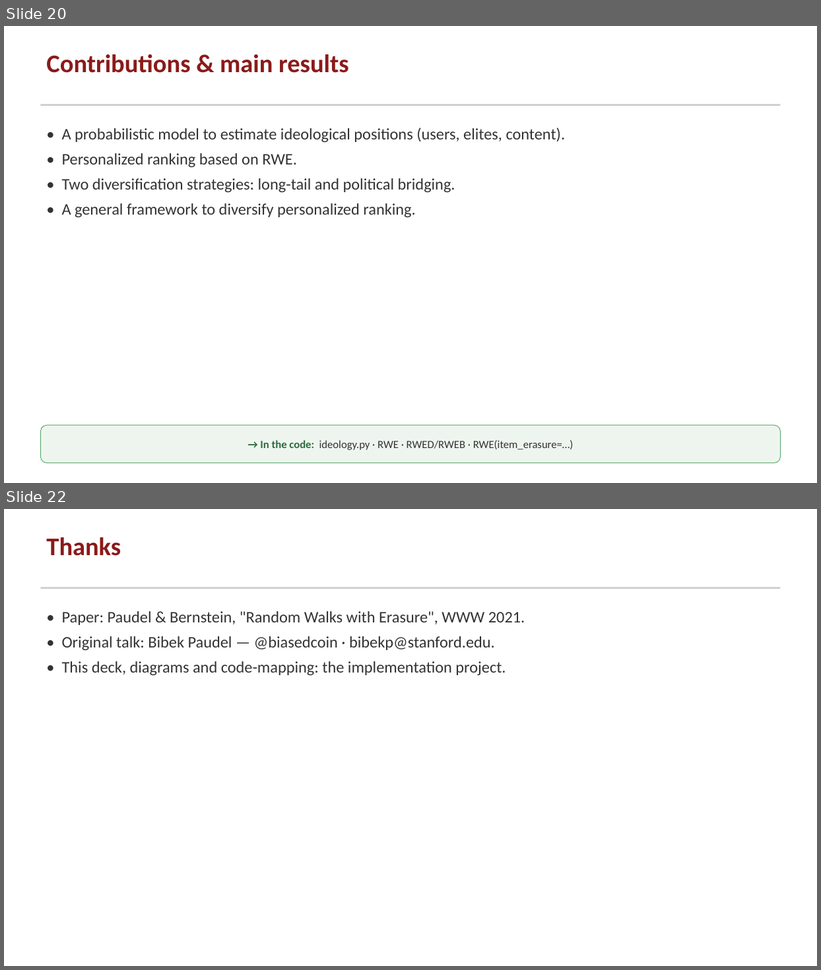
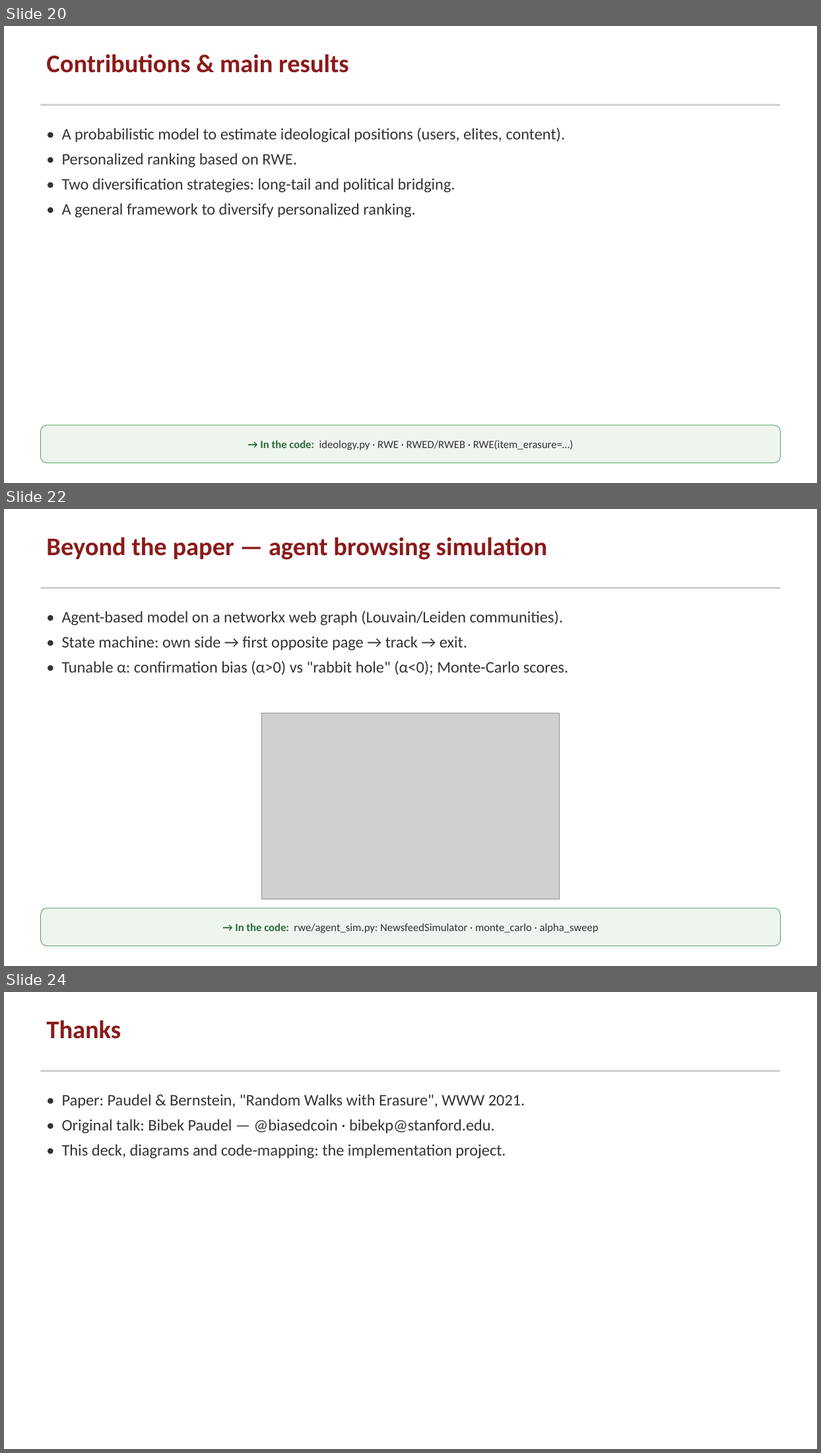
Before and after one commit to greenwichg/random_walks_with_erasure, a slide deck: docs/RWE_talk.pptx. Shown one above the other, each under a label of ours: slides 20 and 22 before the commit, slides 20, 22 and 24 after it; the slides between them are not shown. The pictures are 821x970 and 821x1453 pixels, drawn with LibreOffice and Linux fonts; fonts in the diff are those of the drawing; grey boxes stand for pictures. Boxes give left, top, right and bottom in pixels: in the first picture for what was removed or moved away, otherwise in the second. Text is boxed around its words. In the diff, an @@ line names an element or a change of style, - is before the commit and + after.

```diff
--- a/docs/RWE_talk.pptx
+++ b/docs/RWE_talk.pptx
@@ slide 22 added at <box>4,509,817,966</box>, background #FFFFFF @@
@@ text added at <box>46,537,548,560</box>, 30 pt, text #8B1A1A, bold @@
+Beyond the paper — agent browsing simulation
@@ rectangle added at <box>40,587,781,589</box>, fill #CCCCCC @@
@@ text added at <box>62,611,568,675</box>, 19 pt, text #333333 @@
+• Agent-based model on a networkx web graph (Louvain/Leiden communities).
+• State machine: own side → first opposite page → track → exit.
+• Tunable α: confirmation bias (α>0) vs "rabbit hole" (α<0); Monte-Carlo scores.
@@ picture added at <box>261,714,560,900</box> @@
@@ rounded rectangle added at <box>40,908,781,947</box>, fill #EEF5EE, outline #55A868 0.75 pt, 13 pt, text #333333 @@
+→ In the code: rwe/agent_sim.py: NewsfeedSimulator · monte_carlo · alpha_sweep
@@ what was slide 22 is now slide 24 @@
```
Also in this commit, not shown: 1 slide changed, 1 other slide added, 4 other files.
